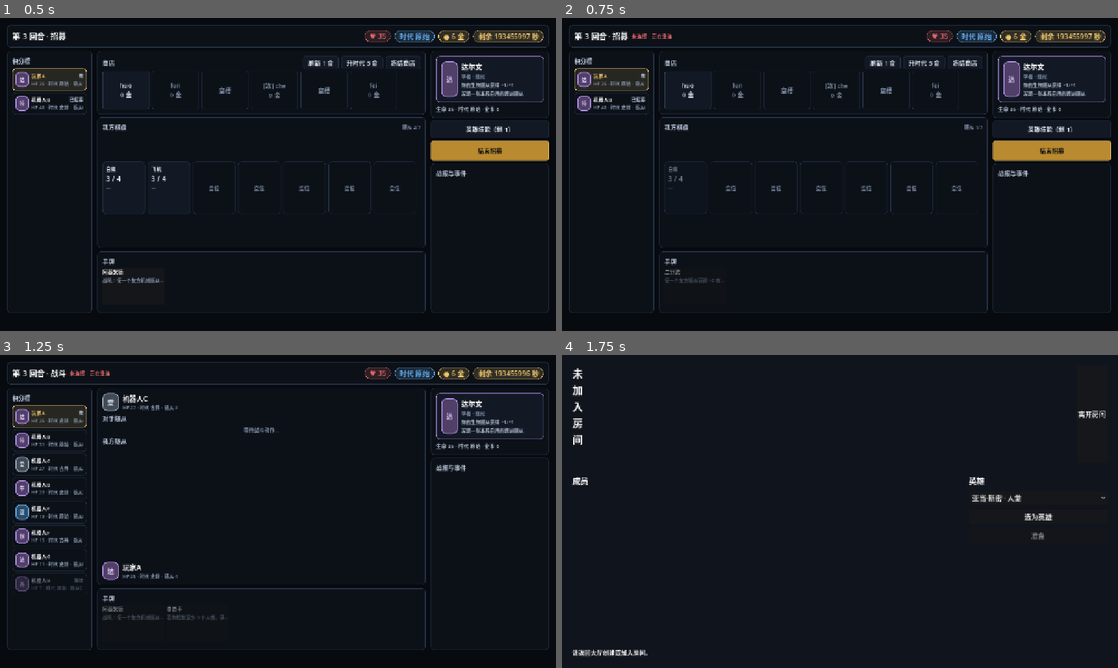
Above: before the commit, frames 1-4 (two rows, left to right).
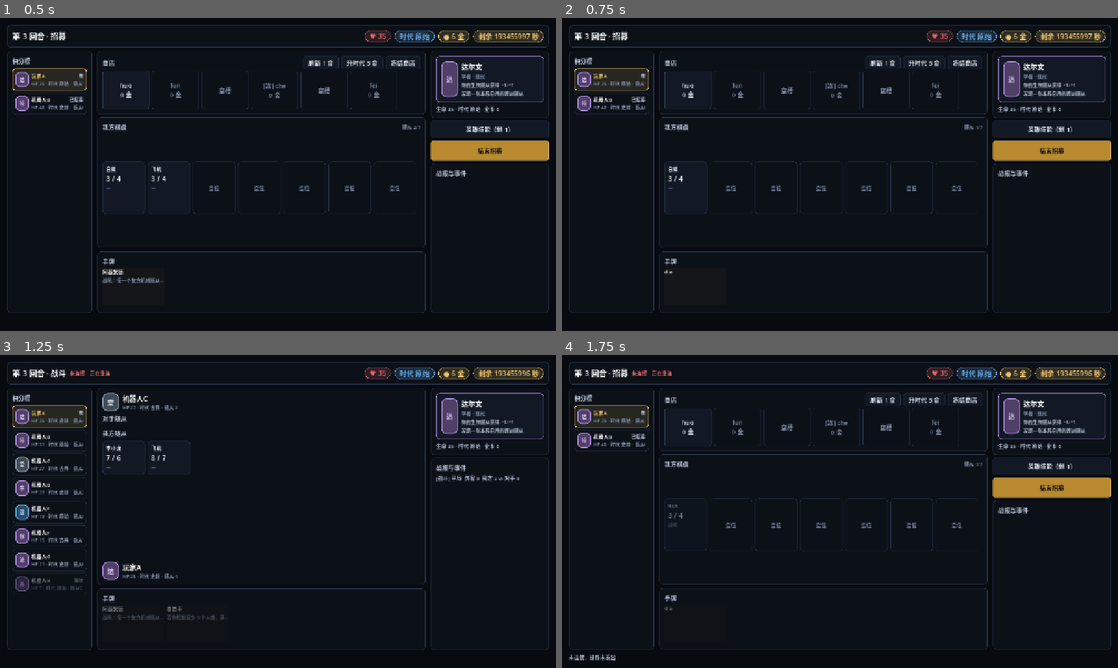
Above: after the commit, the same moments.

Repository: gaoddy/civilization
Game: Godot game, scene res://tests/ui_smoke.tscn
The game is run twice, just before and just after one commit, with the same random seed, the same clock (stepped at 60 frames per second) and the same inputs. This scene is started directly instead of the project's main scene.
Inputs (mouse positions are in pixels of both pictures, inside the frame that each line leads up to):
- Up to frame 1 (0.5 s): no input
- Up to frame 2 (0.75 s): click "刷新 1 金" at 0.5 s
- Up to frame 3 (1.25 s): no input
- Up to frame 4 (1.75 s): move the mouse to (962, 495) at 1.27 s; click (962, 495) at 1.42 s

Frame 1 is identical in both runs. In frame 2, 0.2% of the frame differs, in the area x 12-29%, y 4-85%; in frame 3, 0.5%; in frame 4, 8.4%, in the area x 1-99%, y 2-98%.

Commit message:
feat(client): 手牌拖拽在无效落点显示禁止光标
- BoardDrop 在手牌拖拽期间逐帧复查落点，棋盘外、已满或需要目标的空白处显示禁止光标
- 空位仍可正常放置；松手无效时不发意图，卡牌留在手牌
- 补冒烟用例与交互/技术文档

Co-Authored-By: Claude Code <noreply@anthropic.com>

Diff:
--- a/client/scenes/board_drop.gd
+++ b/client/scenes/board_drop.gd
@@ -24,6 +24,9 @@
 var _original_order: Array = []
 var _preview_index := -1
 
+## 手牌拖拽期间监听指针位置，只在无效落点上显示禁止光标。
+var _watching_hand_drag := false
+
 
 func _ready() -> void:
     set_process(false)
@@ -34,8 +37,12 @@
         var payload = get_viewport().gui_get_drag_data()
         if payload is Dictionary and payload.has("minionId"):
             begin_drag(payload)
+        elif payload is Dictionary and payload.has("handIndex"):
+            _watching_hand_drag = true
+            set_process(true)
     elif what == NOTIFICATION_DRAG_END:
         end_drag()
+        _stop_hand_watch()
 
 
 ## 开始棋盘卡拖拽预览：隐藏被拖卡片，在它原来的位置放一个同尺寸透明占位。
@@ -87,6 +94,8 @@
 
 
 func _process(_delta: float) -> void:
+    if _watching_hand_drag:
+        _update_hand_cursor()
     if _drag_id == "":
         return
     # 拖拽途中视图重建会整块换掉棋盘子节点：旧卡与占位失效时按取消收尾。
@@ -106,6 +115,38 @@
         return
     _preview_index = index
     move_child(_spacer, _gap_child_index(index))
+
+
+## 手牌拖拽的落点判定：空位仍可放置；棋盘外、已满或需要目标却悬停在空白处拒绝。
+func hand_drop_accepted(global_point: Vector2, payload: Dictionary) -> bool:
+    if not get_global_rect().has_point(global_point):
+        return false
+    var local: Vector2 = get_global_transform().affine_inverse() * global_point
+    return not _resolve(local, payload).is_empty()
+
+
+## 拖拽过程中按指针所在位置切换光标：只有无效落点显示禁止。
+func _update_hand_cursor() -> void:
+    var viewport := get_viewport()
+    if viewport == null or not viewport.gui_is_dragging():
+        _stop_hand_watch()
+        return
+    var payload = viewport.gui_get_drag_data()
+    if not (payload is Dictionary) or not payload.has("handIndex"):
+        _stop_hand_watch()
+        return
+    var accepted := hand_drop_accepted(get_global_mouse_position(), payload)
+    Input.set_default_cursor_shape(Input.CURSOR_ARROW if accepted else Input.CURSOR_FORBIDDEN)
+
+
+## 停止手牌拖拽光标监听并恢复正常指针。
+func _stop_hand_watch() -> void:
+    if not _watching_hand_drag:
+        return
+    _watching_hand_drag = false
+    Input.set_default_cursor_shape(Input.CURSOR_ARROW)
+    if _drag_id == "":
+        set_process(false)
 
 
 func _can_drop_data(at_position: Vector2, data: Variant) -> bool:
--- a/client/tests/ui_smoke.gd
+++ b/client/tests/ui_smoke.gd
@@ -21,6 +21,7 @@
     await _check_board_capacity_from_view()
     await _check_combat_layout()
     await _check_hand_drag_emits_position()
+    await _check_hand_drag_cursor_rule()
     await _check_board_drag_reorders()
     await _check_board_sell_drop()
     await _check_drag_rejected_for_target_effect_on_blank()
@@ -840,6 +841,54 @@
     GameStore.turn = 1
 
 
+## 手牌拖拽光标规则：空位仍可放置；棋盘外、已满与需要目标的空白落点为无效区域。
+func _check_hand_drag_cursor_rule() -> void:
+    GameStore.player_id = "p0"
+    GameStore.phase = "Recruit"
+    GameStore.turn = 3
+    GameStore.deadline = "2030-01-01T00:00:00Z"
+    var view: Dictionary = FixtureScript.view()
+    view["self"]["board"] = [
+        FixtureScript.board_minion("mi_1", "baiyi", 0),
+        FixtureScript.board_minion("mi_2", "airplane", 1),
+    ]
+    view["self"]["hand"] = [FixtureScript.hand("archimedes", false)]
+    view["self"]["affordances"]["handCards"] = [
+        {"index": 0, "playable": true, "disabledReason": null},
+    ]
+    GameStore.view = view
+    var instance := await _check_scene("res://scenes/game.tscn", false)
+    if instance == null:
+        return
+    var board_row = instance.find_child("BoardRow", true, false)
+    var hand_card = instance.find_child("HandCard0", true, false)
+    if board_row != null and hand_card != null:
+        var payload: Dictionary = hand_card.payload.duplicate()
+        var empty_slot: Control = null
+        for child in board_row.get_children():
+            if child is Control and child.name == "EmptySlot":
+                empty_slot = child
+                break
+        _expect(empty_slot != null, "棋盘应渲染空位")
+        if empty_slot != null:
+            var empty_point: Vector2 = empty_slot.get_global_rect().get_center()
+            _expect(board_row.hand_drop_accepted(empty_point, payload), "空位仍应接受随从牌")
+            board_row.board_full = true
+            _expect(not board_row.hand_drop_accepted(empty_point, payload), "棋盘已满时空位应无效")
+            board_row.board_full = false
+            var target_payload := {"handIndex": 0, "cardKind": "effect", "requiresTarget": true}
+            _expect(
+                not board_row.hand_drop_accepted(empty_point, target_payload),
+                "需要目标的效果牌落在空位应无效"
+            )
+        var outside := Vector2(board_row.get_global_rect().end.x + 200, board_row.get_global_rect().get_center().y)
+        _expect(not board_row.hand_drop_accepted(outside, payload), "棋盘外应为无效落点")
+    instance.queue_free()
+    await get_tree().process_frame
+    GameStore.view = {}
+    GameStore.turn = 1
+
+
 ## 棋盘卡拖拽换位：拖起后隐藏原卡，拖到末尾松手发出「移除后插入下标」意图。
 func _check_board_drag_reorders() -> void:
     GameStore.player_id = "p0"
Not shown, changed: docs/current/product/ui/interactions.md
Not shown, changed: docs/current/technical/client.md
